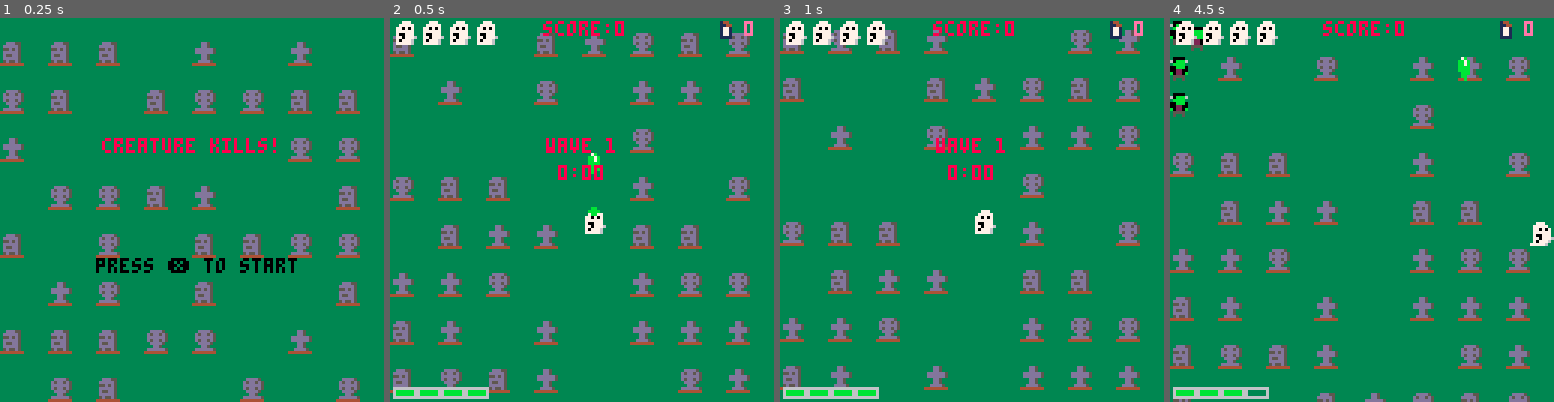
Above: before the commit, frames 1-4 (left to right).
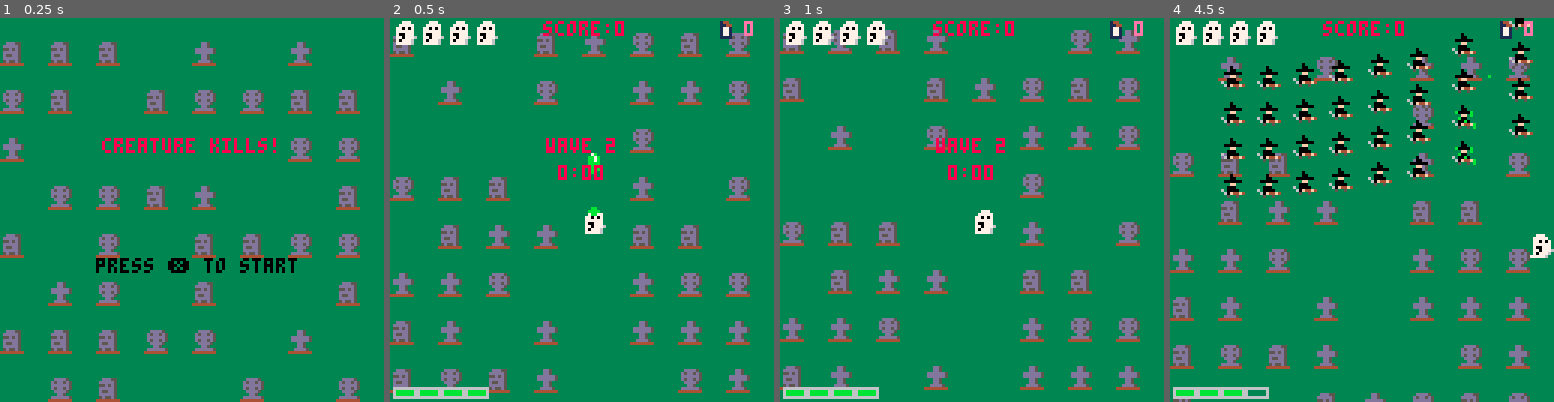
Above: after the commit, the same moments.

Repository: st0k3r/specter_deflector
Game: PICO-8 cartridge specter_deflector.p8
The game is run twice, just before and just after one commit, with the same random seed, the same clock (stepped at 60 frames per second) and the same inputs.
Inputs:
- Up to frame 1 (0.25 s): no input
- Up to frame 2 (0.5 s): tap X (X key) at 0.33 s
- Up to frame 3 (1 s): tap O (Z key) at 0.7 s
- Up to frame 4 (4.5 s): tap X (X key) at 1.07, 1.85, 2.97, 4.08 s; hold Right 1.6-2.1 s; tap O (Z key) every 0.4 s from 1.7 to 4.1 s; hold Up 2.15-2.42 s; hold Right 2.47-3.03 s; hold Left 3.08-3.58 s; hold Down 3.63-3.97 s; hold Right from 4.02 s (still down)

Frame 1 is identical in both runs. In frame 2, less than 0.1% of the frame differs, in the area x 56-59%, y 31-35%; in frame 3, less than 0.1%; in frame 4, 6.5%, in the area x 0-100%, y 0-63%.

Commit message:
Rework fire function logic for witch potions

Diff:
--- a/main.lua
+++ b/main.lua
@@ -1010,7 +1010,7 @@
 	music(-1)
 	music(6)
 	--sets wave number
-	wave=0
+	wave=1
 	--sets game timer
 	timer_frames=0
 	timer_seconds=0
@@ -1610,7 +1610,7 @@
 			else
 				--since frank has not fired, he attacks by moving towards and pursuing ghost
 				ang=atan2(ghost.y-creature.y,ghost.x-creature.x)
-				--if frank is below a certain point, he moves directly down
+				--if frank is below ghost, he moves directly down
 				if creature.y>ghost.y then
 					creature.sy=1
 					creature.sx=0
@@ -1943,14 +1943,14 @@
 	creature.has_fired=true
 	elseif creature.type==2 then
 		--witch
-		potion_sprites={40,132,148}
+		if ghost_mode_timer>0 then
+		--spr(148) potion saps ghost mode energy, so it should only be available if ghost mode is not already depleted
+			potion_sprites={40,132,148}
+		else
+			potion_sprites={40,132}
+		end
+		--sprite is set to random sprite from potion_sprites list
 		creature_bullet.spr=rnd(potion_sprites)
-		--sprite is set to random sprite from potion_sprites list
-		if creature_bullet.spr==148 and ghost_mode_timer<=0 then
-		--spr 148 saps ghost mode energy, so re-roll if ghost mode is already depleted
-			potion_sprites={40,132}
-			creature_bullet.spr=rnd(potion_sprites)
-		end
 		--adjust animation based on sprite:
 		if creature_bullet.spr==132 then
 			creature_bullet.animation={132,133,134}
